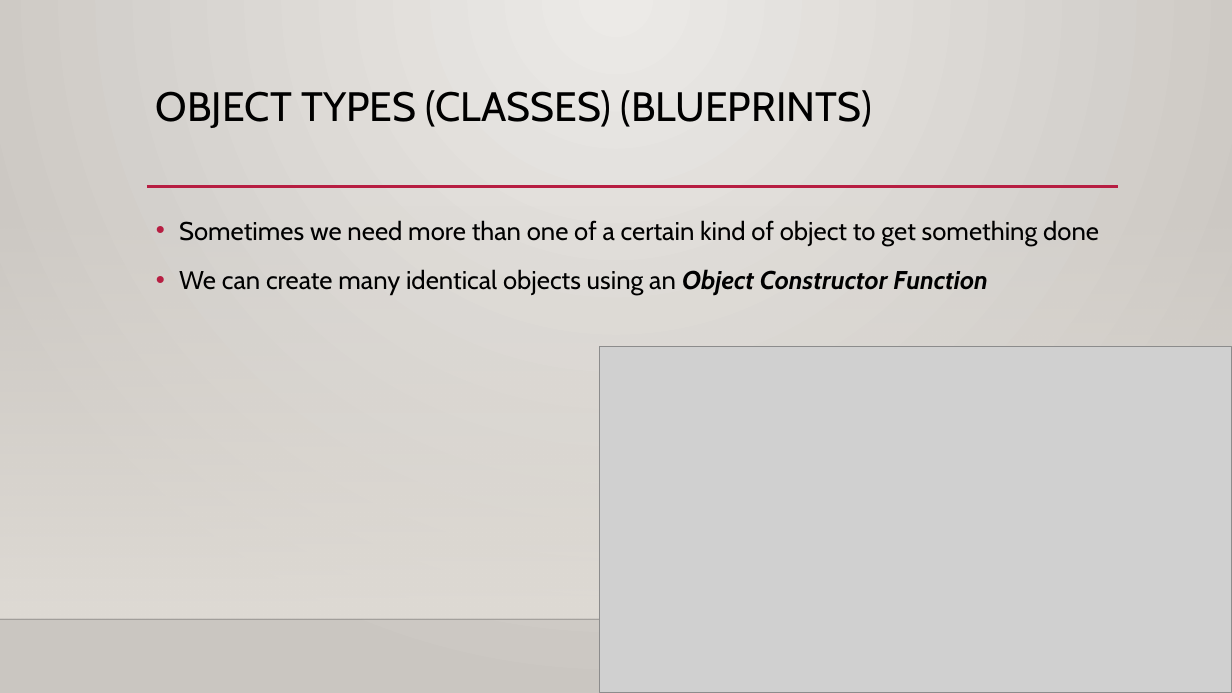
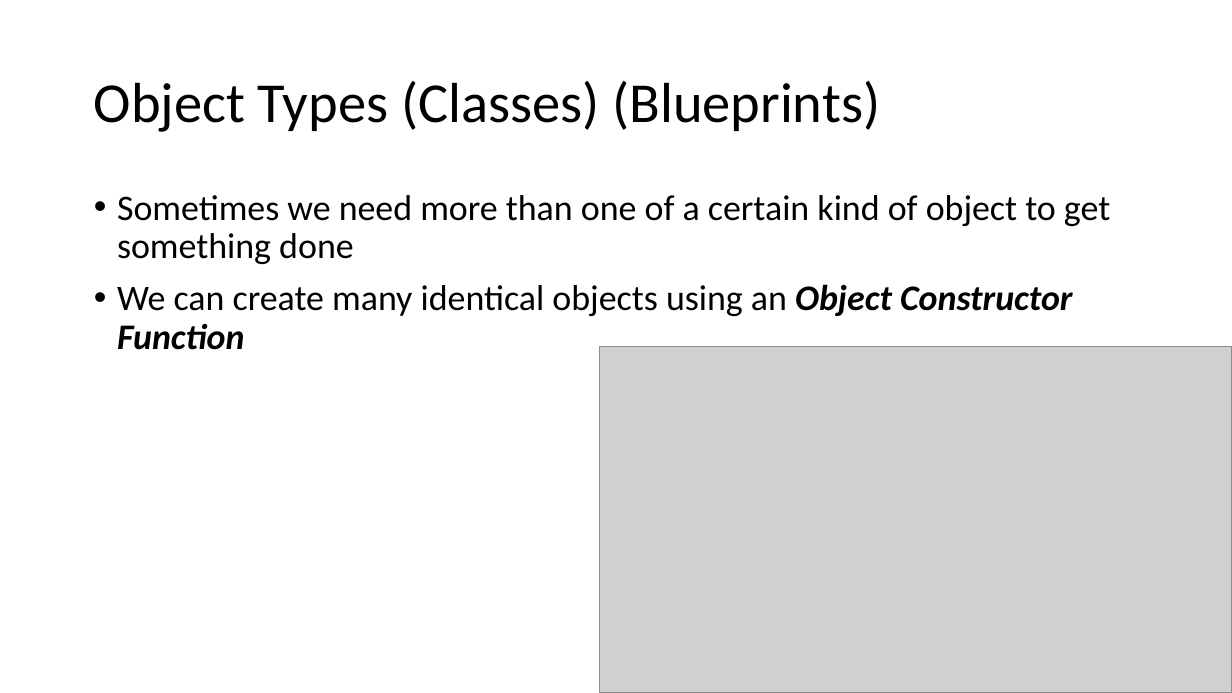
Before and after one commit to YWCANWIL-TechLab/Module11-Objects, a slide deck: slide 38 of slides/Module 11 - Objects.pptx. Drawn at 1232x693 pixels with LibreOffice and Linux fonts; fonts in the diff are those of the drawing; grey boxes stand for pictures; background and template pictures are left out. Boxes give left, top, right and bottom in pixels: in the first picture for what was removed or moved away, otherwise in the second. Text is boxed around its words. In the diff, an @@ line names an element or a change of style, - is before the commit and + after.

```diff
--- a/slides/Module 11 - Objects.pptx
+++ b/slides/Module 11 - Objects.pptx
@@ background gradient #ECEAE7 to #CAC7C1 to #FFFFFF @@
@@ title "Object Types (Classes) (Blueprints)" at (94,81,880,132): vertical alignment top to middle @@
@@ title at (94,81,880,132): text changed; size 32 to 44 pt; font Cabin to Calibri @@
-OBJECT TYPES (CLASSES) (BLUEPRINTS)
+Object Types (Classes) (Blueprints)
@@ rectangle removed at (0,204,1232,619) @@
@@ text "Sometimes we need more than ...": place and size @@
-text "Sometimes we need more than ..." at (179,220,1099,295)
+text "Sometimes we need more than ..." at (117,195,1110,350)
@@ text "Sometimes we need more than ..." at (117,195,1110,350): size 20 to 28 pt, font Cabin to Calibri; line spacing 1.2 to 0.9 @@
@@ line removed from (147, 187) to (1118, 187) @@
@@ line removed from (0, 619) to (1232, 619) @@
```
Also in this commit, not shown: 43 other slides changed, 8 other files.
